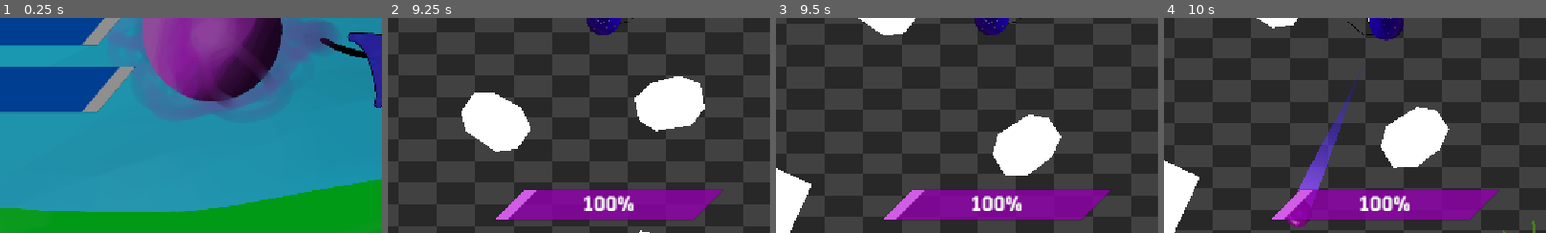
Above: before the commit, frames 1-4 (left to right).
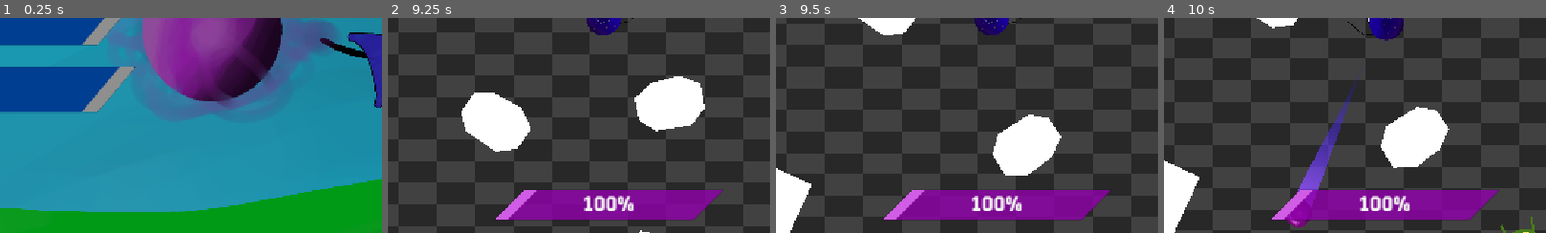
Above: after the commit, the same moments.

Repository: neilavesterinen/Haven-Bounce-Back-Shooter
Game: Godot game, scene res://Scenes/mainmenu/mainmenu.tscn
Two runs of this game, one before a commit and one after it. Both use one fixed random seed, a clock stepped at 60 frames per second and the inputs below. The engine's default icon, where the game draws it, is replaced by a stand-in: a white triangle on a blue panel in a dark square. Sound files missing from this copy of the repository are replaced by a short silence.
Inputs (mouse positions are % of the whole screen's width and height, from its top left):
- Up to frame 1 (0.25 s): no input
- Up to frame 2 (9.25 s): click "Play" at 0.5 s; tap Enter at 1.25, 2.85, 5.75, 5.85, 8.85 s; move the mouse to (72, 45) at 1.27 s; hold D (right) 1.28-2 s; click (72, 45) at 1.35 s; drag from (30, 55) to (49, 64) at 2.02 s; move the mouse to (60, 28) at 2.77 s; hold D (right) 2.78-3.5 s; drag from (45, 70) to (18, 78) at 3.52 s; tap Space at 4.25 s; move the mouse to (80, 65) at 4.27 s; hold A (left) 4.28-5 s; click (80, 65) at 4.35 s; drag from (20, 35) to (96, 26) at 5.02 s; move the mouse to (55, 50) at 5.77 s; hold S (down) 5.78-6.5 s; click (55, 50) at 5.92 s; drag from (35, 25) to (82, 29) at 6.52 s; move the mouse to (72, 45) at 7.27 s; hold W (up) 7.28-8 s; click (72, 45) at 7.35 s; drag from (30, 55) to (50, 48) at 8.02 s; move the mouse to (60, 28) at 8.77 s; hold S (down) from 8.78 s (still down)
- Up to frame 3 (9.5 s): keep holding S (down)
- Up to frame 4 (10 s): release S (down) at 9.5 s; drag from (45, 70) to (20, 35) at 9.52 s
The pictures show only the part of the screen within x 21-71%, y 50-100%; the shares and areas given below are measured in that part.

Frames 1-3 are identical in both runs. In frame 4, 0.1% of the frame differs, in the area x 88-98%, y 92-100%.

Commit message:
push

Diff:
--- a/Scenes/map/wave_spawner/wave_spawner.gd
+++ b/Scenes/map/wave_spawner/wave_spawner.gd
@@ -21,8 +21,7 @@
 # Wave number rises even if the last wave is duplicated
 var wave_number: int
 
-# For some reasons unknown, having this as 0 and immediately spwaning nodes breaks the freeing tracking
-var spawn_cooldown: float = 1.0
+var spawn_cooldown: float = 0.2
 
 var _clearance_check_query: PhysicsShapeQueryParameters2D
 
Not shown, changed: export_presets.cfg
